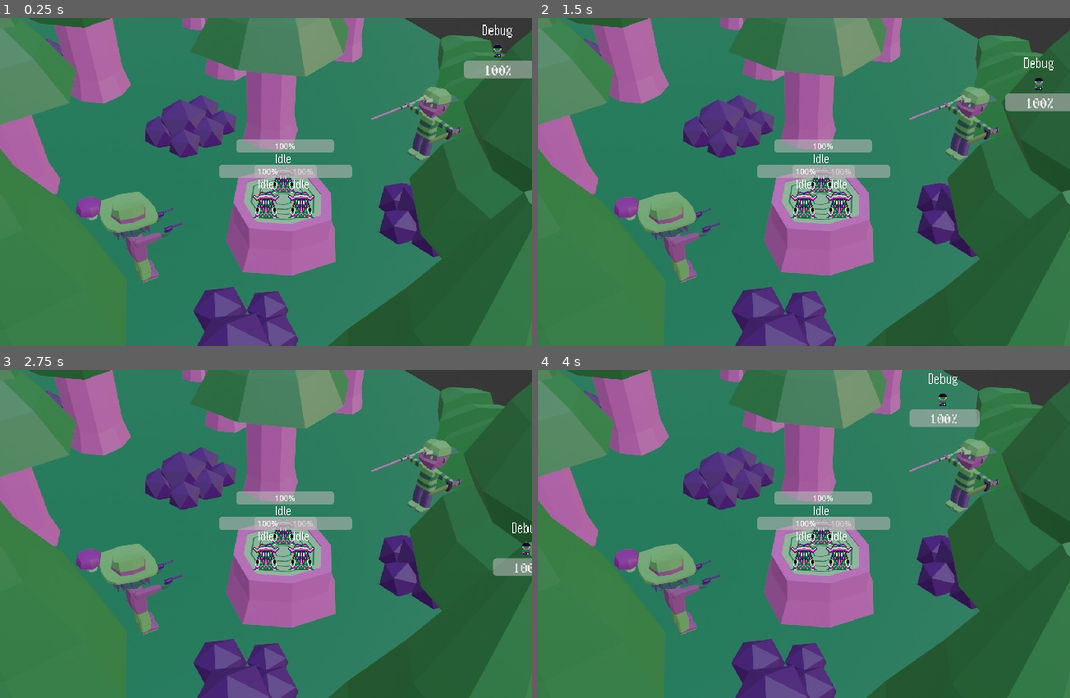
Above: before the commit, frames 1-4 (two rows, left to right).
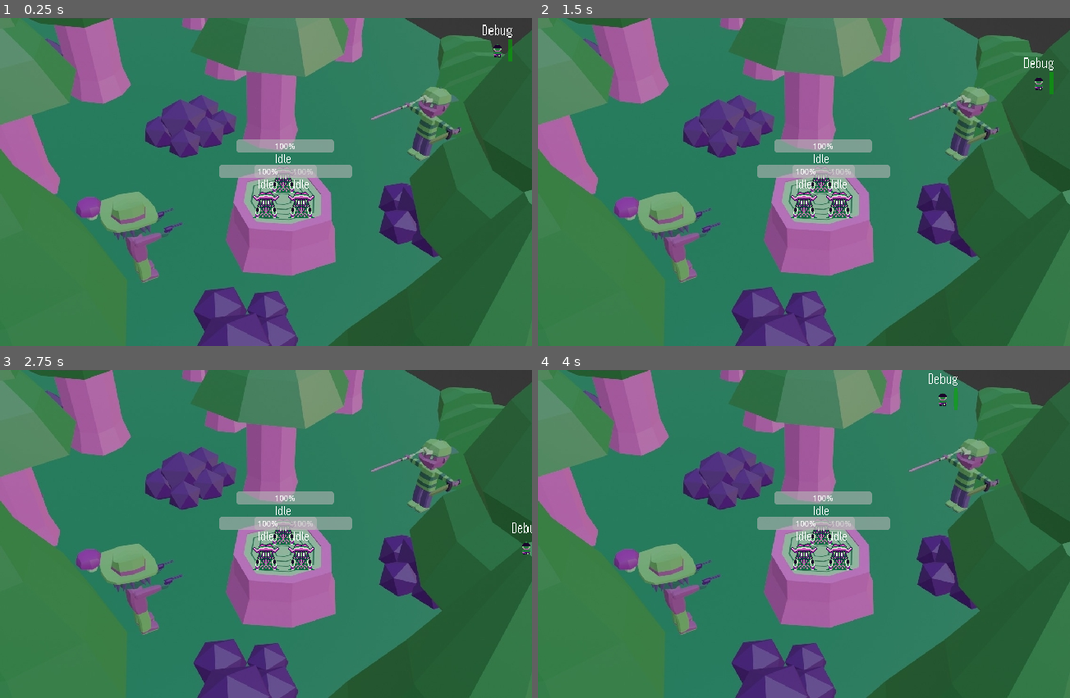
Above: after the commit, the same moments.

Repository: b4k4kozmo/bullet-hell-24
Game: Godot game, scene res://boss_room.tscn
The game is run twice, just before and just after one commit, with the same random seed, the same clock (stepped at 60 frames per second) and the same inputs.
Inputs:
- Up to frame 1 (0.25 s): no input
- Up to frame 2 (1.5 s): tap Enter at 0.5 s; hold D (move_right) 0.53-1.28 s; tap Space (action) at 0.6 s; tap R (restart) at 1.25 s; hold S (move_down) from 1.28 s (still down); tap Shift (walk) at 1.35 s
- Up to frame 3 (2.75 s): release S (move_down) at 2.03 s; hold D (move_right) from 2.03 s (still down); tap Space (action) at 2.1 s
- Up to frame 4 (4 s): tap R (restart) at 2.75, 3.5 s; release D (move_right) at 2.78 s; hold W (move_up) 2.78-3.53 s; tap Shift (walk) at 2.85 s; hold A (move_left) from 3.53 s (still down); tap Space (action) at 3.6 s

The runs differ from the first frame. In frame 1, 0.8% of the frame differs, in the area x 87-100%, y 6-19%; in frame 2, 0.7%; in frame 3, 0.4%; in frame 4, 0.8%, in the area x 69-84%, y 5-18%.

Commit message:
change $ProgressBar2 to $ProgressBar on the player script to change HP bar

Diff:
--- a/player.tscn
+++ b/player.tscn
@@ -32,6 +32,7 @@
 horizontal_alignment = 1
 
 [node name="ProgressBar" type="ProgressBar" parent="."]
+visible = false
 custom_minimum_size = Vector2(50, 2.08165e-12)
 offset_left = -41.0
 offset_top = 12.0
@@ -40,6 +41,24 @@
 scale = Vector2(0.856631, 0.802792)
 theme_override_fonts/font = ExtResource("4_uhv3i")
 value = 100.0
+
+[node name="ProgressBar2" type="ProgressBar" parent="."]
+modulate = Color(0.0117647, 0.929412, 0, 1)
+custom_minimum_size = Vector2(50, 2.08165e-12)
+anchors_preset = 5
+anchor_left = 0.5
+anchor_right = 0.5
+offset_left = 13.0
+offset_top = -14.0
+offset_right = 113.0
+offset_bottom = 13.0
+grow_horizontal = 2
+scale = Vector2(0.05, 1)
+theme_override_fonts/font = ExtResource("4_uhv3i")
+value = 100.0
+rounded = true
+fill_mode = 3
+show_percentage = false
 
 [node name="AudioStreamPlayer2D" type="AudioStreamPlayer2D" parent="."]
 stream = ExtResource("5_jick7")
--- a/scripts/Player.gd
+++ b/scripts/Player.gd
@@ -3,7 +3,7 @@
 var speed = 250
 var cantWalk = false
 @onready var debug = $Debug
-@onready var progress_bar = $ProgressBar
+@onready var progress_bar = $ProgressBar2
 @export var bullet_node: PackedScene
 var bullet_type: int = 4
 var bullet_type2: int = 6
